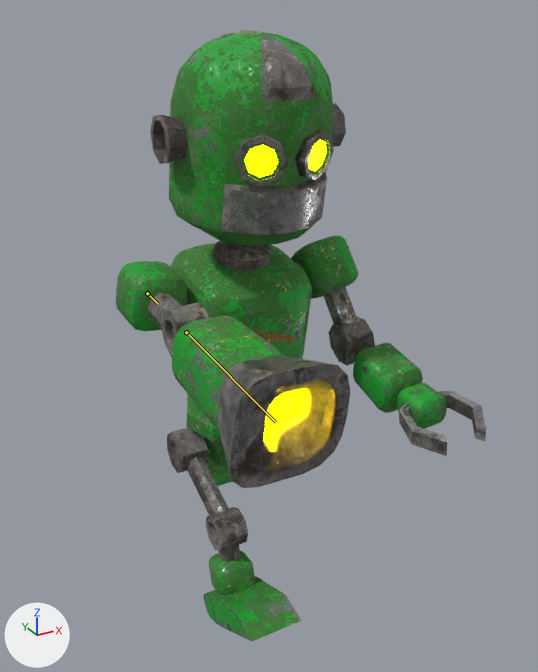
Before and after pictures for a commit that changed the FBX model Assets/Characters/Robot/3D/Robot.fbx.
The view is the same before and after, from a 50 mm camera at (-1.39, -2.94, 2.48) aimed at (0.05, -0.34, 1.18). The axes (+X, +Y, +Z) are drawn at lower left. The lights are the same throughout. Both versions are drawn at frame 16 of the action 'RobotRig|Robot_Walk'; the numbers are the values there. The bones that change are drawn over the model as lines.

The first picture shows 'Pelve', 'antebraço', 'antebraço.001', 'cabeça', 'canhao', 'garra', 'olho', 'pe', 'peito', 'perna'.
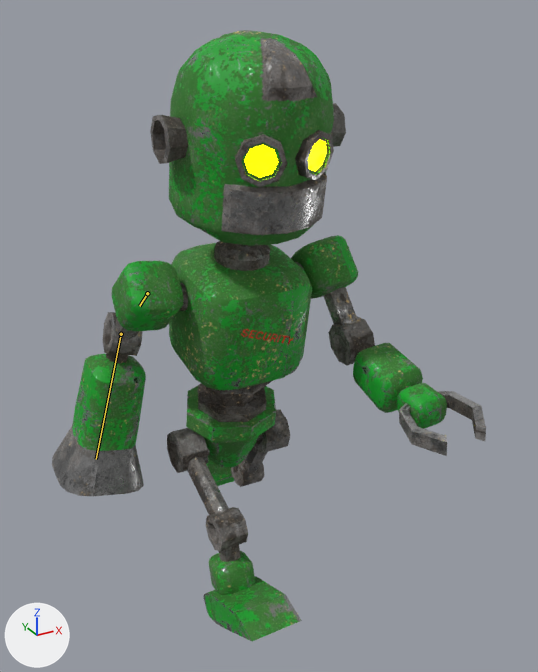
What differs and where, as boxes [x1, y1, x2, y2] in the pictures (538 x 672 px):
'canhao', posed (47% narrower, 17% shorter): before [172, 316, 350, 488]; after [52, 354, 146, 496]
'antebraço', posed: before [116, 235, 375, 366]; after [103, 235, 375, 366]
'antebraço.001', posed: before [354, 343, 373, 359]; after [106, 343, 373, 363]
'Pelve', unchanged, uncovered by the edit: before [186, 395, 228, 467]; after [186, 386, 276, 467]
'Cinto', unchanged, uncovered by the edit: after [198, 383, 267, 422]
bone 'Arm1_R', root to tip: before (147, 293) to (158, 304); after (147, 293) to (139, 306)
bone 'Arm3_R', root to tip: before (186, 332) to (275, 422); after (121, 334) to (96, 459)

The change in detail:
Bone 'Arm1_R' (bone_arm1_r) turns from (96, 0, 0) to (-34, 0, 0) degrees about its own x, y and z.
Bone 'Arm3_R' (bone_arm3_r) turns from (0, 0, 0) to (0, 0, -41) degrees about its own x, y and z.
